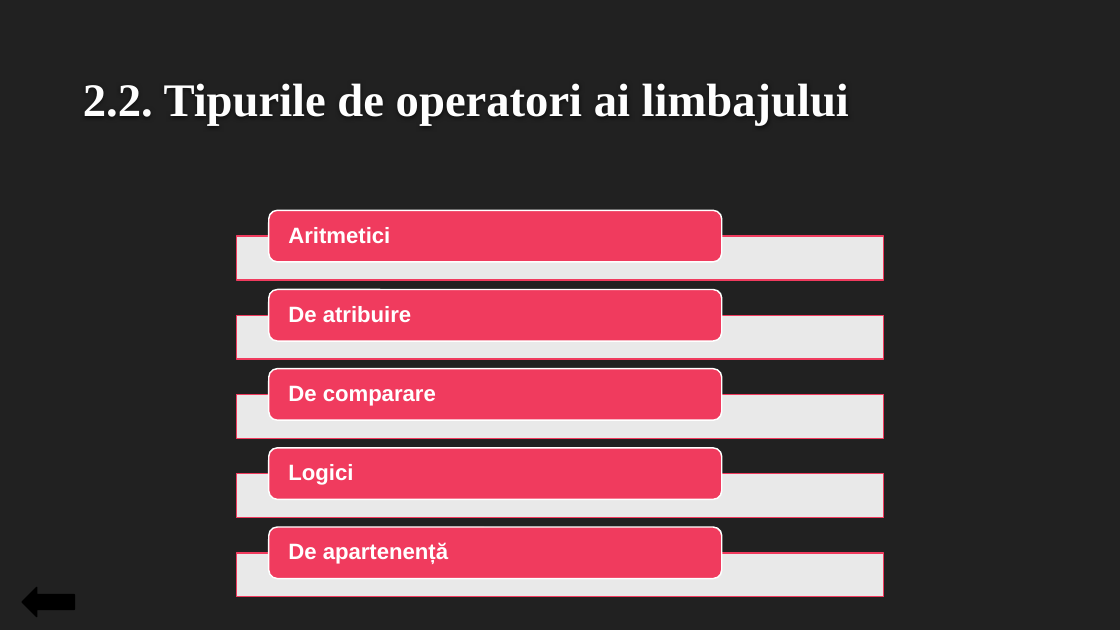
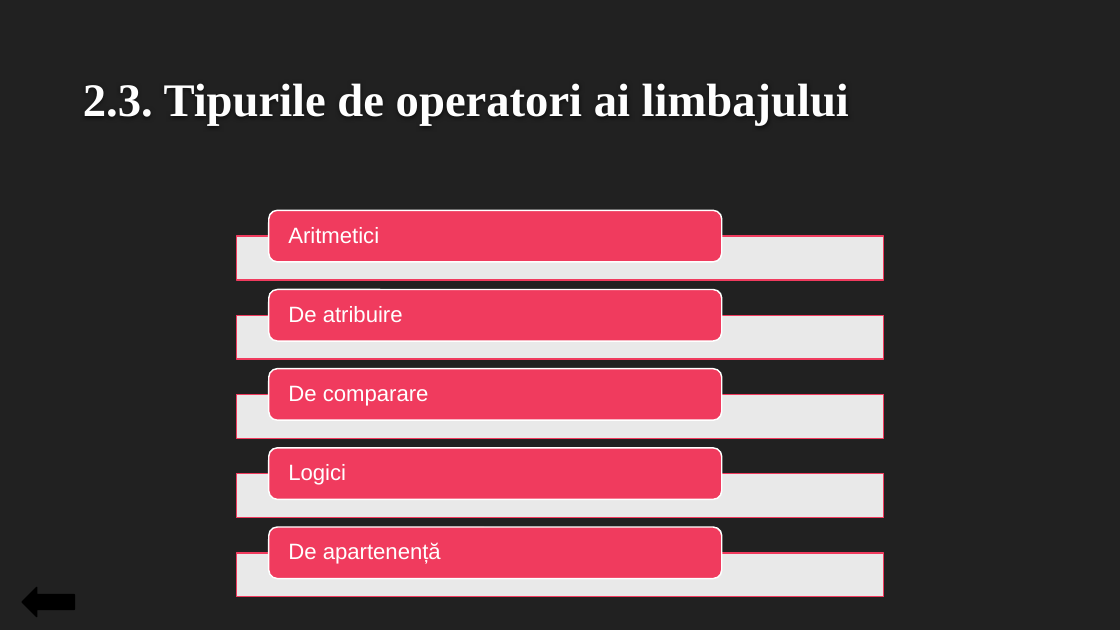
Before and after one commit to CernolevCorina/Python_introduction, a slide deck: slide 9 of Introducere în limbajul de programare Python.pptx (slide 8 before the commit). Drawn at 1120x630 pixels with LibreOffice and Linux fonts; fonts in the diff are those of the drawing; background and template pictures are left out. Boxes give left, top, right and bottom in pixels: in the first picture for what was removed or moved away, otherwise in the second. Text is boxed around its words. In the diff, an @@ line names an element or a change of style, - is before the commit and + after.

```diff
--- a/Introducere în limbajul de programare Python.pptx
+++ b/Introducere în limbajul de programare Python.pptx
@@ title at [83, 83, 849, 126]: text changed @@
-2.2. Tipurile de operatori ai limbajului
+2.3. Tipurile de operatori ai limbajului
@@ bold off in 5 elements at [288, 227, 379, 243], [288, 306, 403, 322], [288, 385, 429, 406], [288, 464, 346, 485], [288, 542, 441, 564] @@
```
Also in this commit, not shown: 9 other slides changed, 1 slide added, 1 other file.
